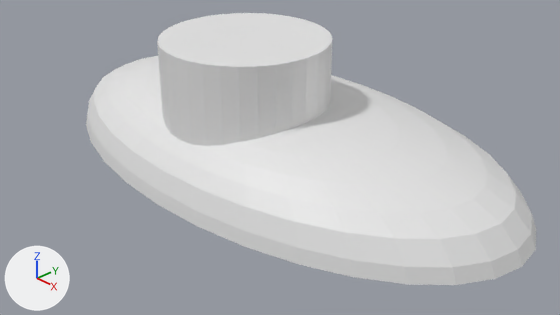
The Blender file antenna-cover.blend as it was, and as the next commit left it.
Rendered twice from the file's camera 'Camera'. Arrows for +X, +Y and +Z are at lower left; the lights stay in place.
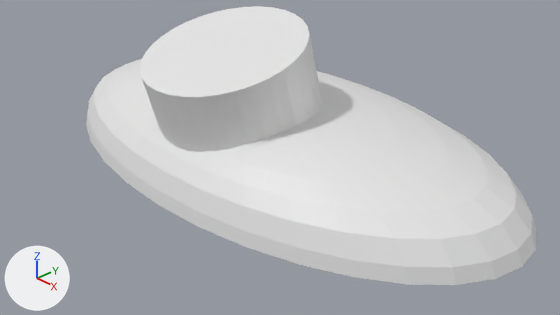
Commit message: Adjust cylinder to cur the hole with a lottle angle

What changed in the scene script:
```text
Change ob_cylinder:
    ob_cylinder.location: (0.0, -0.607, 0.751) -> (0.0, -0.677, 0.751)
    ob_cylinder.rotation_euler: (0.0, 0.0, 0.0) -> (0.268, 0.0, 0.0)  # degrees (0, 0, 0) -> degrees (15, 0, 0)
    ob_cylinder.scale: (1.12, 1.12, 1.12) -> (1.1, 1.1, 1.1)
```

Changed parts and their boxes [x1, y1, x2, y2] in the pictures (560 x 315 px):
'Cylinder', moved, turned, rescaled: before [157, 13, 332, 146]; after [140, 6, 323, 152]
